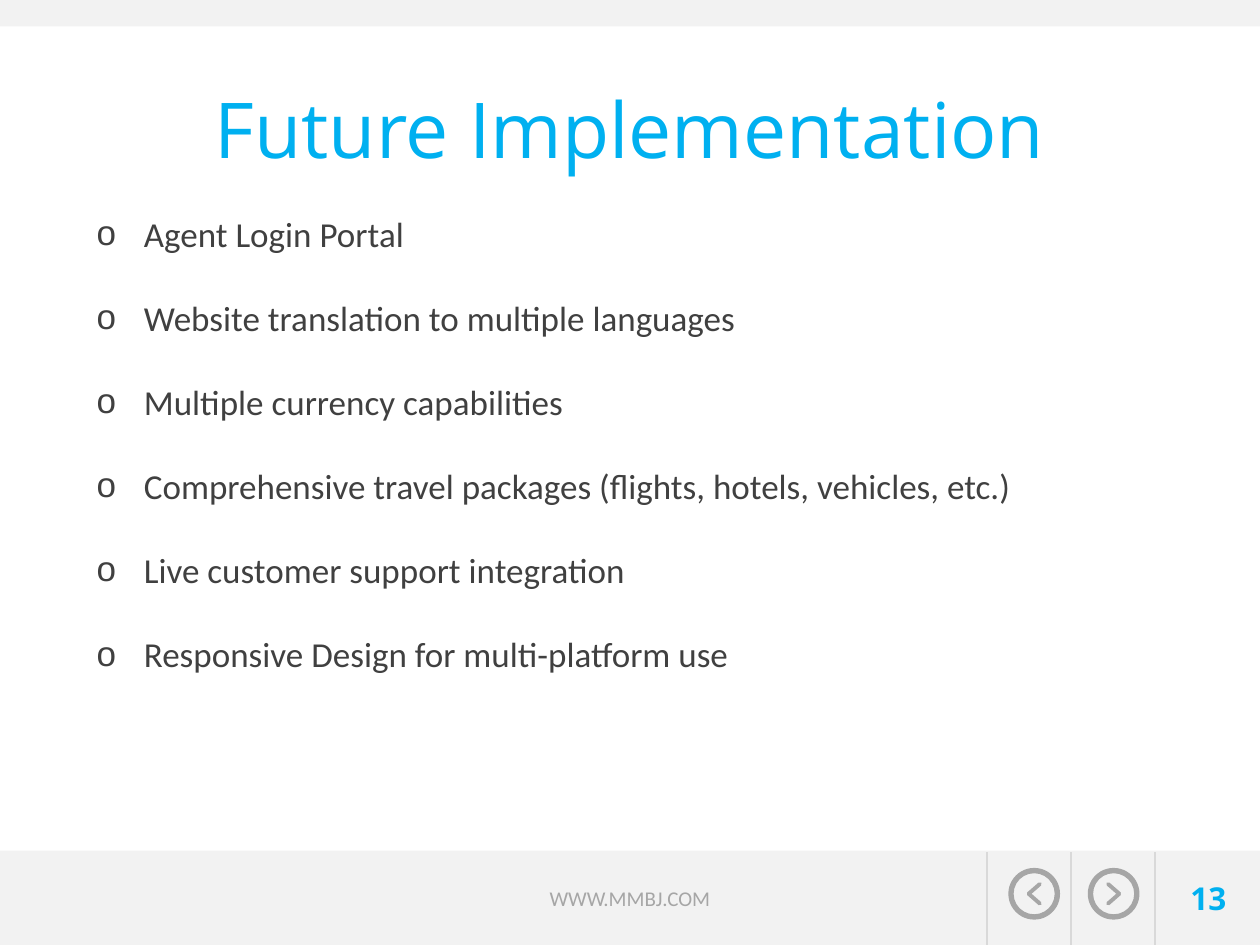
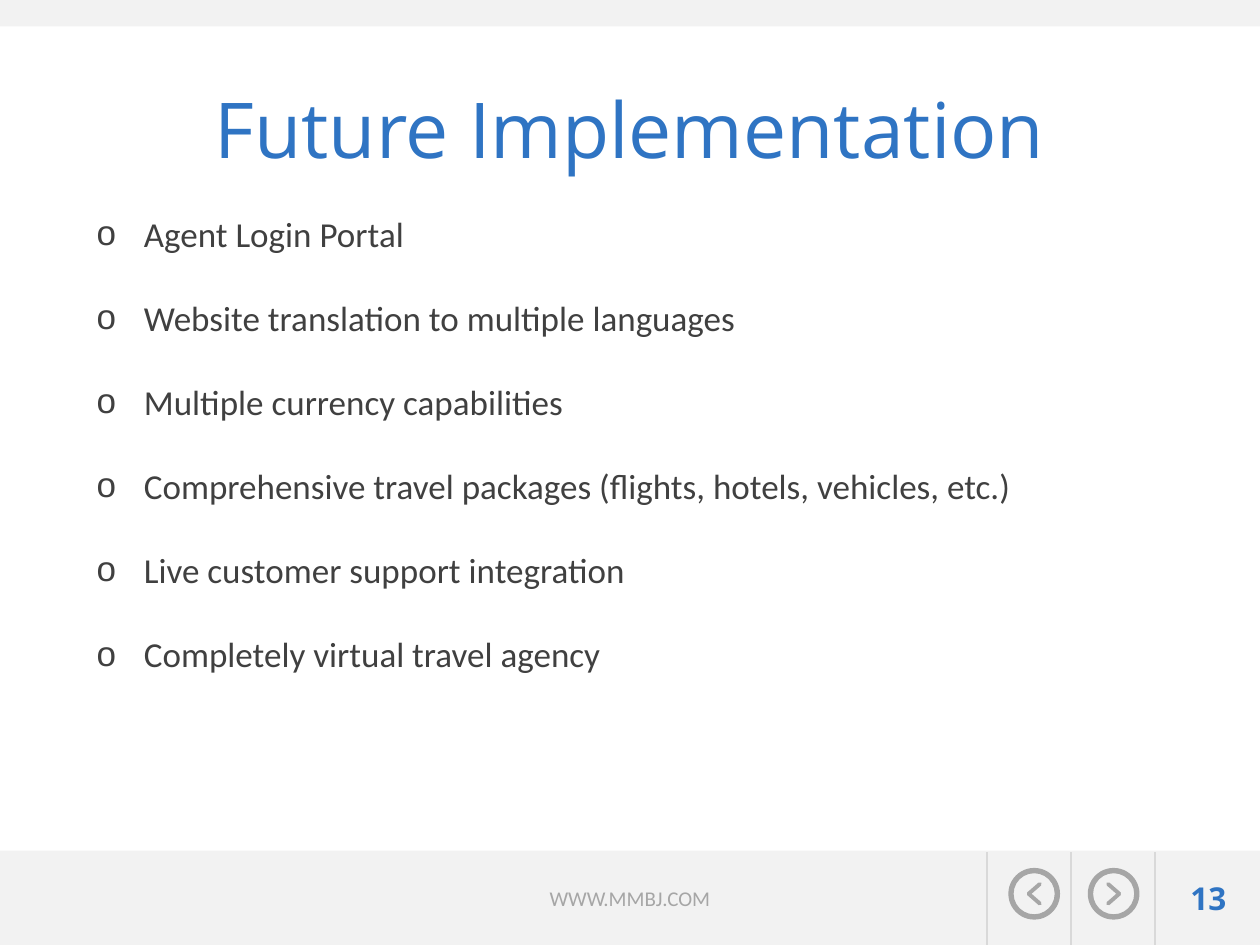
Before and after one commit to jvector-solutions/SAIT-OOSD-Team5, a slide deck: slide 13 of presentation/Travel expert presentation_Group5-John-Megha-Brian-Mahmood.pptx. Drawn at 1260x945 pixels with LibreOffice and Linux fonts; fonts in the diff are those of the drawing; background and template pictures are left out. Boxes give left, top, right and bottom in pixels: in the first picture for what was removed or moved away, otherwise in the second. Text is boxed around its words. In the diff, an @@ line names an element or a change of style, - is before the commit and + after.

```diff
--- a/presentation/Travel expert presentation_Group5-John-Megha-Brian-Mahmood.pptx
+++ b/presentation/Travel expert presentation_Group5-John-Megha-Brian-Mahmood.pptx
@@ title "Future Implementation" at bbox=[215, 99, 1044, 177]: text colour #00B0F0 to #2F74C3 @@
@@ text at bbox=[144, 642, 600, 673]: text changed @@
-o Responsive Design for multi-platform use
+o Completely virtual travel agency
@@ page number at bbox=[1190, 887, 1226, 911]: text colour #00B0F0 to #2F74C3 @@
```
Also in this commit, not shown: 9 other slides changed, 1 slide removed.
